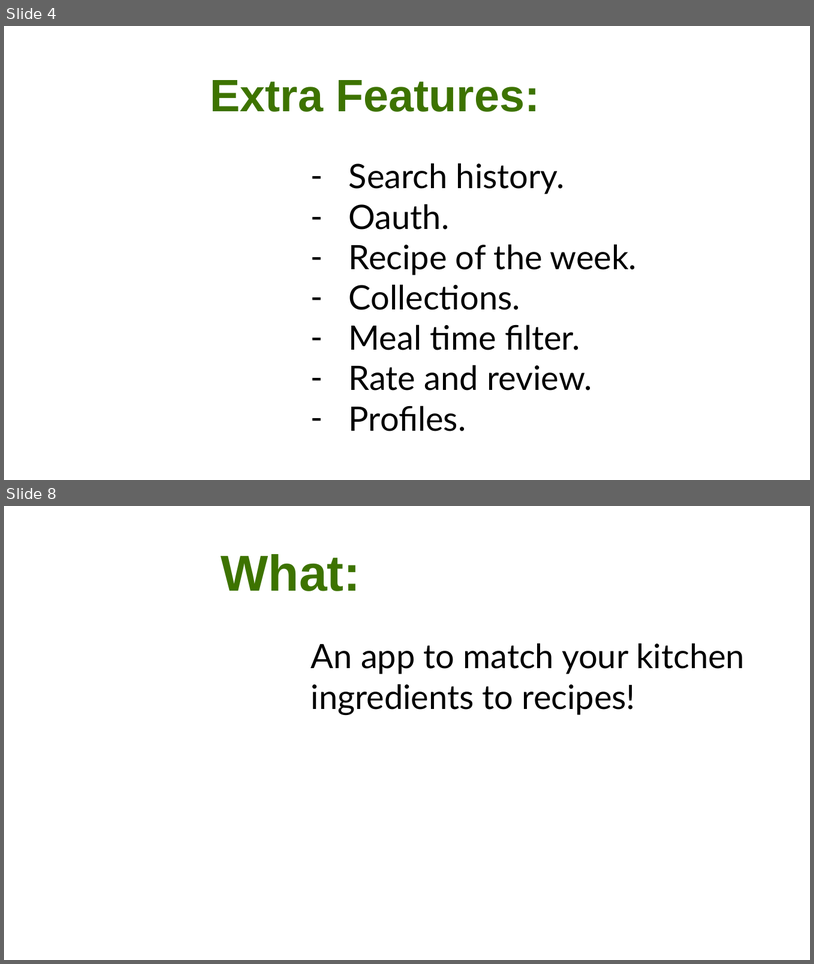
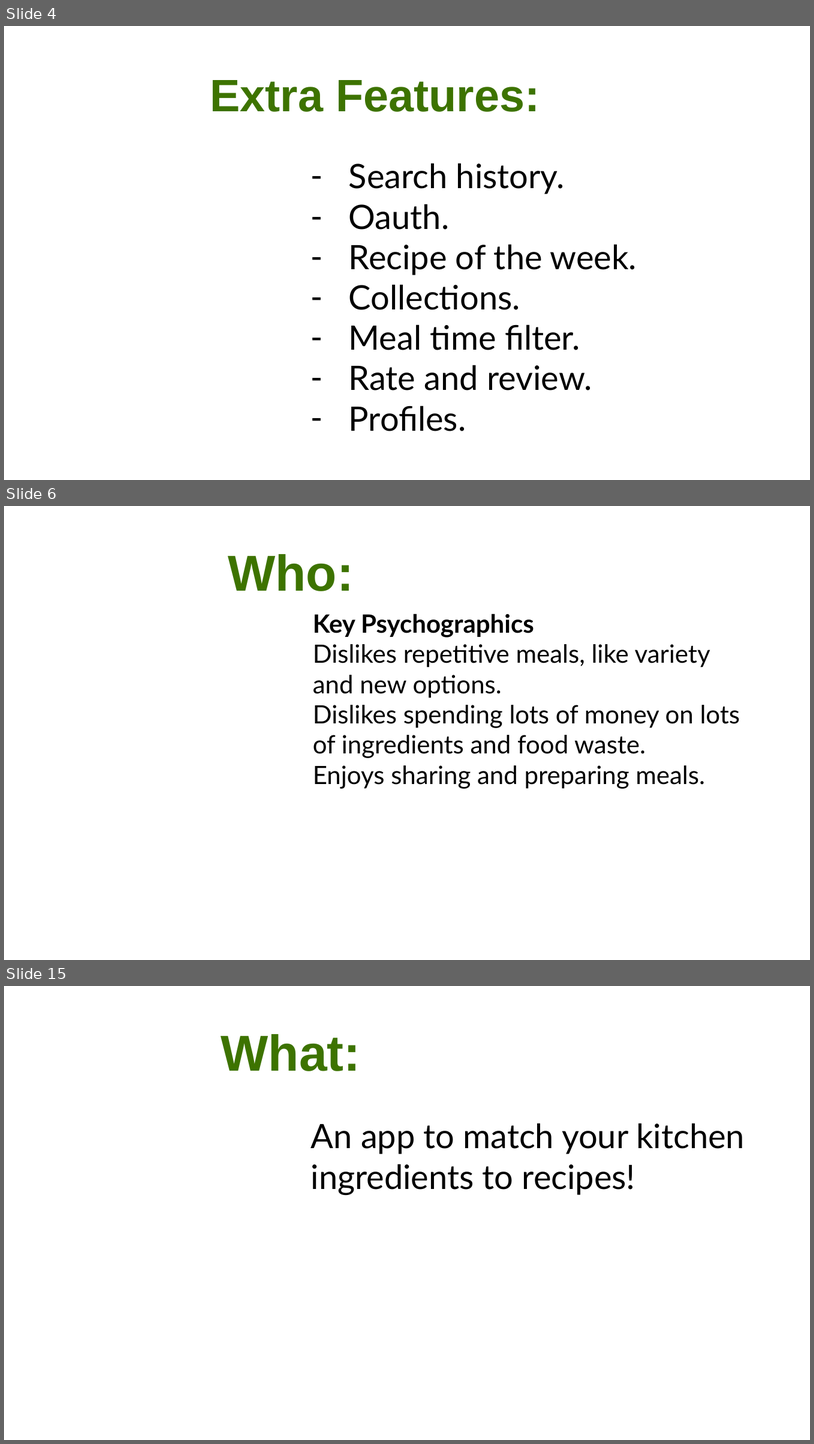
Before and after one commit to CA-MERN/MERN-Part-A-Docs, a slide deck: Presentation1.pptx. Shown one above the other, each under a label of ours: slides 4 and 8 before the commit, slides 4, 6 and 15 after it; the slides between them are not shown. The pictures are 814x964 and 814x1444 pixels, drawn with LibreOffice and Linux fonts; fonts in the diff are those of the drawing; background and template pictures are left out. Boxes give left, top, right and bottom in pixels: in the first picture for what was removed or moved away, otherwise in the second. Text is boxed around its words. In the diff, an @@ line names an element or a change of style, - is before the commit and + after.

```diff
--- a/Presentation1.pptx
+++ b/Presentation1.pptx
@@ slide 6 added at (4,506,810,960), background picture (left out) @@
@@ title added at (228,554,354,591), 60 pt, text #3D7300, bold @@
+Who:
@@ text added at (313,613,741,789), 30 pt, text #000000 @@
+Key Psychographics
+Dislikes repetitive meals, like variety
+and new options.
+Dislikes spending lots of money on lots
+of ingredients and food waste.
+Enjoys sharing and preparing meals.
@@ what was slide 8 is now slide 15 @@
```
Also in this commit, not shown: 9 other slides added, 3 slides removed, 1 other file.
